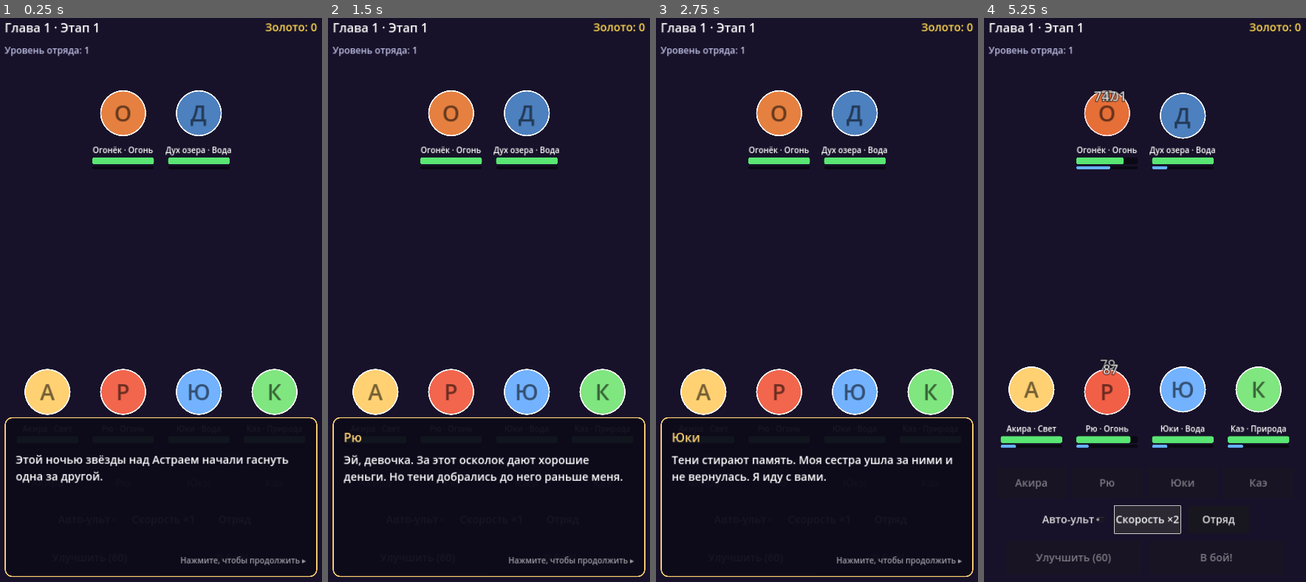
Above: before the commit, frames 1-4 (left to right).
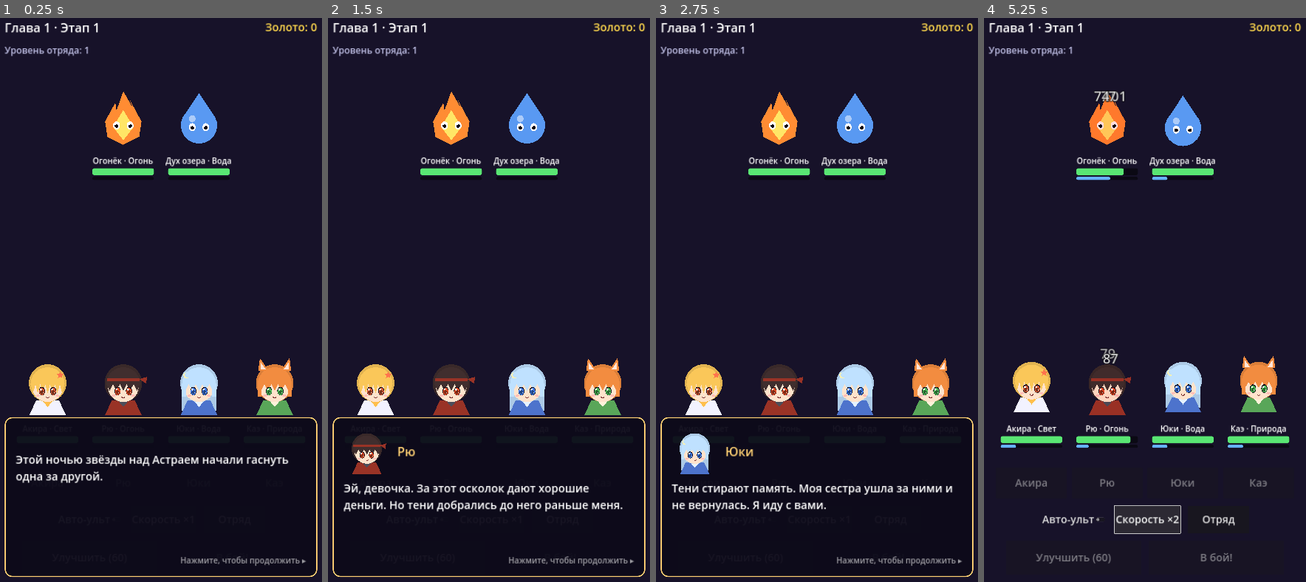
Above: after the commit, the same moments.

Repository: sklallk55-droid/The-Stardust-Chronicles
Game: Godot game, scene res://main.tscn
Same seed, same stepped clock (60 frames per second), same inputs: the game is played once before the commit and once after it.
Inputs:
- Up to frame 1 (0.25 s): no input
- Up to frame 2 (1.5 s): click "Авто-ульт" at 0.5 s; click "Скорость ×1" at 1.25 s
- Up to frame 3 (2.75 s): click "Отряд" at 2 s
- Up to frame 4 (5.25 s): click "Улучшить (60)" at 2.75 s; click "Авто-ульт" at 3.5 s; click "В бой!" at 4.25 s; click "Скорость ×1" at 5 s

The runs differ from the first frame. In frame 1, 7.5% of the frame differs, in the area x 7-93%, y 12-71%; in frame 2, 11%, in the area x 4-93%, y 12-88%; in frame 3, 10%; in frame 4, 7.6%.

Commit message:
Update main.gd

Diff:
--- a/main.gd
+++ b/main.gd
@@ -5,11 +5,14 @@
 const Unit = preload("res://unit.gd")
 const Battle = preload("res://battle.gd")
 const Equipment = preload("res://equipment.gd")
+const Chibi = preload("res://chibi.gd")
 
 const SAVE_PATH := "user://save.cfg"
 const IDLE_CAP_SEC := 12 * 3600
 const CARD_W := 230.0
-const SPRITE := 150.0
+const SPRITE := 185.0
+const SPEAKER_IDS := {"Акира": "akira", "Рю": "ryu", "Юки": "yuki", "Каэ": "kae",
+	"Генерал Сара": "sara", "Вальдрам": "valdram", "Страж руин": "guardian"}
 
 var stage := 1
 var gold := 0
@@ -40,6 +43,7 @@
 var story_panel: PanelContainer
 var story_speaker: Label
 var story_text: Label
+var story_portrait: Control
 var squad_panel: PanelContainer
 var squad_list: VBoxContainer
 
@@ -166,9 +170,15 @@
 	v.add_theme_constant_override("separation", 20)
 	v.mouse_filter = Control.MOUSE_FILTER_IGNORE
 	story_panel.add_child(v)
+	var head := HBoxContainer.new()
+	head.add_theme_constant_override("separation", 24)
+	v.add_child(head)
+	story_portrait = Chibi.new()
+	story_portrait.custom_minimum_size = Vector2(150, 150)
+	head.add_child(story_portrait)
 	story_speaker = _label("", 40)
 	story_speaker.add_theme_color_override("font_color", Color(1, 0.82, 0.45))
-	v.add_child(story_speaker)
+	head.add_child(story_speaker)
 	story_text = _label("", 36)
 	story_text.autowrap_mode = TextServer.AUTOWRAP_WORD_SMART
 	story_text.size_flags_vertical = Control.SIZE_EXPAND_FILL
@@ -190,23 +200,12 @@
 	var holder := Control.new()
 	holder.custom_minimum_size = Vector2(CARD_W, SPRITE + 40)
 	box.add_child(holder)
-	var sprite := Panel.new()
-	var style := StyleBoxFlat.new()
-	style.bg_color = u.color
-	style.border_color = Color.WHITE if u.role != "boss" else Color(1, 0.3, 0.3)
-	style.set_border_width_all(4)
-	style.set_corner_radius_all(int(SPRITE / 2))
-	sprite.add_theme_stylebox_override("panel", style)
+	var sprite := Chibi.new()
+	sprite.setup(u.id)
 	var d := SPRITE * (1.25 if u.role == "boss" else 1.0)
 	sprite.size = Vector2(d, d)
 	sprite.position = Vector2((CARD_W - d) / 2, 20 if u.role != "boss" else 0)
 	holder.add_child(sprite)
-	var initial := _label(u.name.substr(0, 1), 72)
-	initial.add_theme_color_override("font_color", Color(0, 0, 0, 0.55))
-	initial.horizontal_alignment = HORIZONTAL_ALIGNMENT_CENTER
-	initial.vertical_alignment = VERTICAL_ALIGNMENT_CENTER
-	initial.set_anchors_preset(Control.PRESET_FULL_RECT)
-	sprite.add_child(initial)
 
 	var name_label := _label("%s · %s" % [u.name, Data.ELEMENT_NAMES[u.element]], 26)
 	name_label.horizontal_alignment = HORIZONTAL_ALIGNMENT_CENTER
@@ -438,6 +437,9 @@
 	var line: Array = story_lines.pop_front()
 	story_speaker.text = line[0]
 	story_text.text = line[1]
+	story_portrait.visible = SPEAKER_IDS.has(line[0])
+	if story_portrait.visible:
+		story_portrait.setup(SPEAKER_IDS[line[0]])
 
 
 # --- Visual helpers ---
